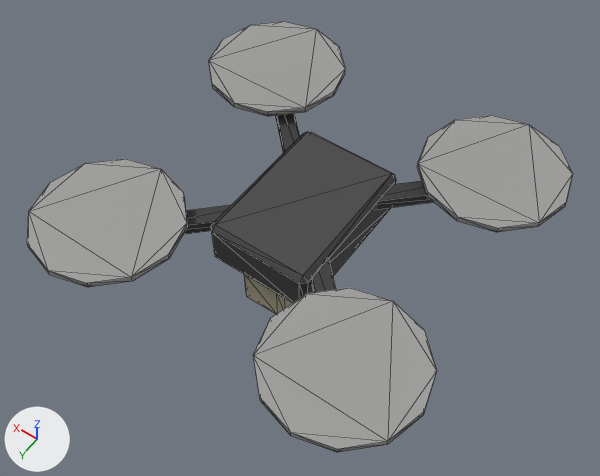
Before and after pictures for a commit that changed the glTF model assets/models/fpv_usa.glb.
Before and after are seen from a 50 mm camera at (-0.437, 0.625, 1.013) aimed at (-0.002, 0.017, 0.057). Every picture has the same lights, and +X, +Y and +Z are marked at lower left. The older version comes first. Mesh edges are drawn as thin lines. Vertices at exactly the same position are counted once.

Before the edit, the objects in view are built like this:
```python
me_body = bpy.data.meshes.new('body')
me_body.from_pydata(...)  # 176 vertices, 312 faces; spans x -0.302..0.302, y -0.302..0.302, z -0.018..0.141
# faces by material slot: [92, 44, 176]
me_body.materials.append(mat_dark)
me_body.materials.append(mat_paint_usa)
me_body.materials.append(mat_metal)
ob_body = bpy.data.objects.new('body', me_body)
ob_body.location = (0.0, 0.0, 0.0)
```
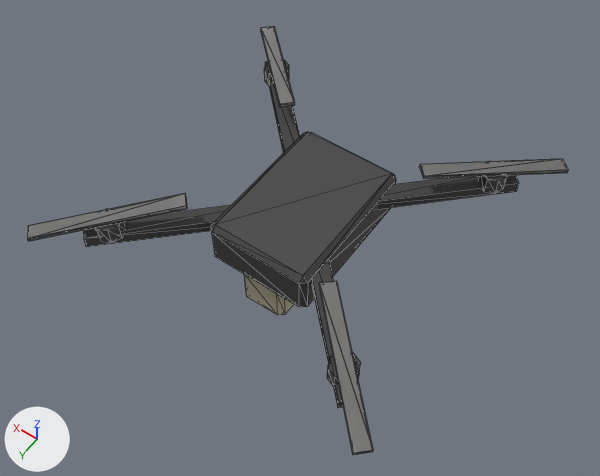
Location of each change, [x1, y1, x2, y2] in pixels of the pictures (600 x 476 px):
'body', reshaped (20% narrower, 19% shorter)
    before: [27, 22, 573, 452]
    after: [83, 60, 519, 408]
'propz_1', added
    after: [319, 281, 373, 455]
'propz_0', added
    after: [27, 194, 187, 241]
'propz_2', added
    after: [420, 159, 569, 179]
'propz_3', added
    after: [261, 26, 295, 107]
part 1 of me_body, added
    after: [95, 208, 125, 243]
part 2 of me_body, added
    after: [327, 353, 361, 388]
part 3 of me_body, added
    after: [479, 161, 507, 194]
part 4 of me_body, added
    after: [264, 60, 289, 86]
part 5 of me_body, deleted
    before: [27, 159, 187, 287]
part 6 of me_body, deleted
    before: [209, 22, 345, 116]
part 7 of me_body, deleted
    before: [253, 288, 437, 452]
part 8 of me_body, deleted
    before: [417, 115, 573, 232]
part 9 of me_body, edited (looks the same)
    both: [184, 113, 429, 314]

The edits, one by one:
me_body is used by ob_body; location (0.0, 0.0, 0.0).
me_body had 176 vertices, 312 faces and spanned x -0.302..0.302, y -0.302..0.302, z -0.018..0.141.
me_body now has 144 vertices, 248 faces and spans x -0.228..0.228, y -0.228..0.228, z -0.018..0.136.
me_body part 1: a new loose piece, an 8-sided cylinder along z spanning x 0.173..0.213, y 0.173..0.213, z 0.109..0.136, in mat_dark.
me_body part 2: a new loose piece, an 8-sided cylinder along z spanning x -0.213..-0.173, y 0.173..0.213, z 0.109..0.136, in mat_dark.
me_body part 3: a new loose piece, an 8-sided cylinder along z spanning x -0.213..-0.173, y -0.213..-0.173, z 0.109..0.136, in mat_dark.
me_body part 4: a new loose piece, an 8-sided cylinder along z spanning x 0.173..0.213, y -0.213..-0.173, z 0.109..0.136, in mat_dark.
me_body part 5: the loose piece of 24 vertices spanning x 0.084..0.302, y 0.084..0.302, z 0.132..0.141 is deleted.
me_body part 6: the loose piece of 24 vertices spanning x 0.084..0.302, y -0.302..-0.084, z 0.132..0.141 is deleted.
me_body part 7: the loose piece of 24 vertices spanning x -0.302..-0.084, y 0.084..0.302, z 0.132..0.141 is deleted.
me_body part 8: the loose piece of 24 vertices spanning x -0.302..-0.084, y -0.302..-0.084, z 0.132..0.141 is deleted.
me_body part 9: 87 kept faces spanning x -0.228..0.228, y -0.228..0.228, z -0.018..0.127 get new vertex colours.
me_body no longer uses material mat_metal.
Mesh me_propz_3 is new.
It has 16 vertices, 24 faces and spans x -0.085..0.085, y -0.085..0.085, z -0.016..0.016.
It uses material mat_metal.
Mesh me_propz_2 is new.
It has 11 vertices, 22 faces and spans x -0.085..0.085, y -0.085..0.085, z -0.016..0.016.
It uses material mat_metal.
Mesh me_propz_1 is new.
It has 13 vertices, 24 faces and spans x -0.085..0.085, y -0.085..0.085, z -0.016..0.016.
It uses material mat_metal.
Mesh me_propz_0 is new.
It has 11 vertices, 22 faces and spans x -0.085..0.085, y -0.085..0.085, z -0.016..0.016.
It uses material mat_metal.
Object 'propz_3' (ob_propz_3) is new; it shows me_propz_3.
Its location is (0.193, -0.193, 0.141).
Object 'propz_2' (ob_propz_2) is new; it shows me_propz_2.
Its location is (-0.193, -0.193, 0.141).
Object 'propz_1' (ob_propz_1) is new; it shows me_propz_1.
Its location is (-0.193, 0.193, 0.141).
Object 'propz_0' (ob_propz_0) is new; it shows me_propz_0.
Its location is (0.193, 0.193, 0.141).
